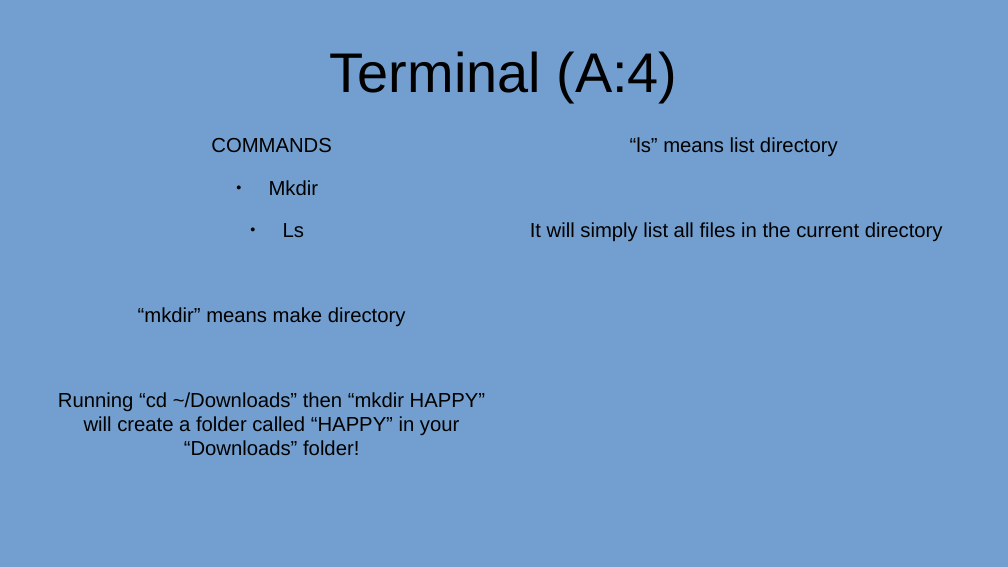
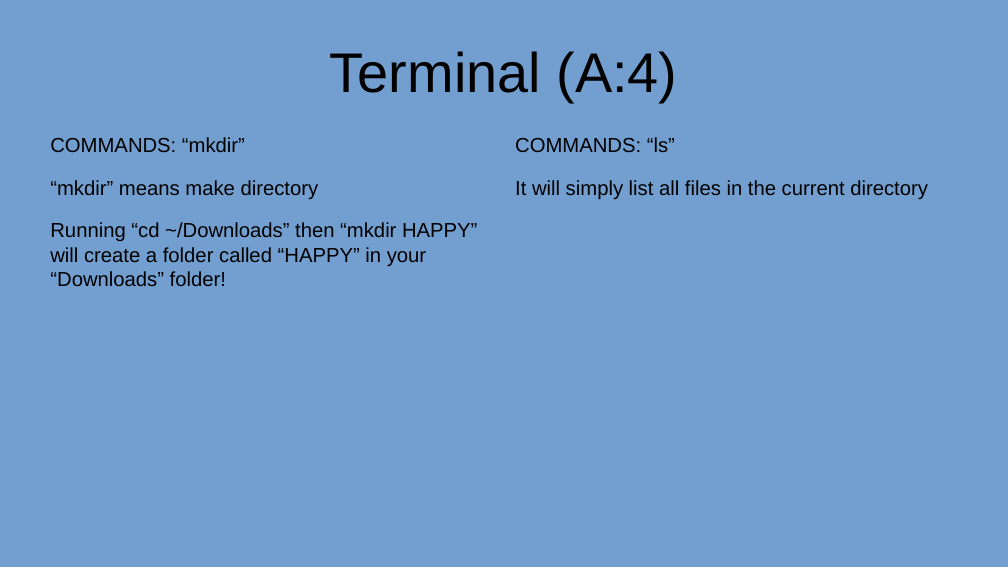
Before and after one commit to AnAncientForce/sysZ, a slide deck: slide 5 of Guide.odp. Drawn at 1008x567 pixels with LibreOffice and Linux fonts; fonts in the diff are those of the drawing. Boxes give left, top, right and bottom in pixels: in the first picture for what was removed or moved away, otherwise in the second. Text is boxed around its words. In the diff, an @@ line names an element or a change of style, - is before the commit and + after.

```diff
--- a/Guide.odp
+++ b/Guide.odp
@@ text at box(50, 137, 245, 152): text changed @@
-COMMANDS
-● Mkdir
-● Ls
+COMMANDS: “mkdir”
@@ text at box(515, 137, 675, 152): text changed @@
-“ls” means list directory
+COMMANDS: “ls”
@@ text at box(50, 180, 477, 286): alignment centre to left @@
@@ text at box(515, 180, 928, 200): alignment centre to left @@
```
Also in this commit, not shown: 4 other slides changed.
